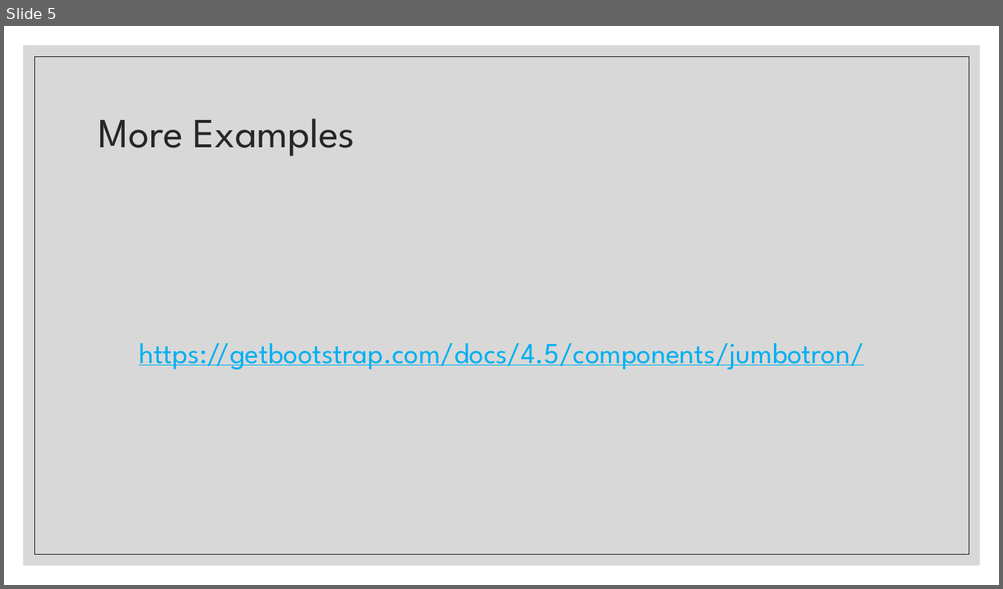
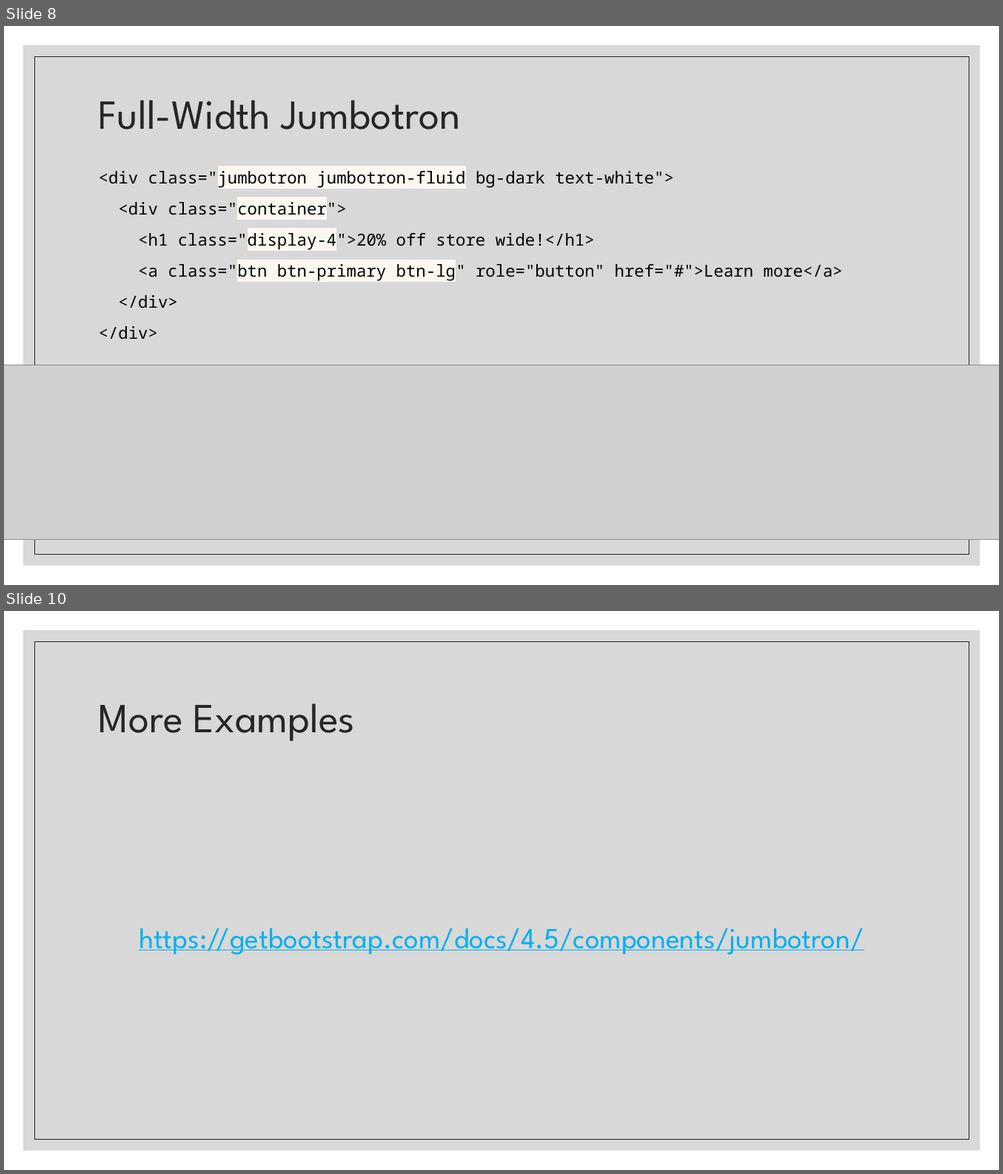
Before and after one commit to paulsmithkc/awd1000_base_lab_and_homework, a slide deck: bootstrap/slides/05 Bootstrap Jumbotron.pptx. Shown one above the other, each under a label of ours: slide 5 before the commit, slides 8 and 10 after it; the slides between them are not shown. The pictures are 1003x589 and 1003x1174 pixels, drawn with LibreOffice and Linux fonts; fonts in the diff are those of the drawing; grey boxes stand for pictures. Boxes give left, top, right and bottom in pixels: in the first picture for what was removed or moved away, otherwise in the second. Text is boxed around its words. In the diff, an @@ line names an element or a change of style, - is before the commit and + after.

Commit message:
jumbotrons

```diff
--- a/bootstrap/slides/05 Bootstrap Jumbotron.pptx
+++ b/bootstrap/slides/05 Bootstrap Jumbotron.pptx
@@ slide 8 added at [4,26,999,585], background #FFFFFF; not listed: 2 template elements that a slide beside it also shows @@
@@ title added at [99,100,460,130], 40 pt, text #262626 @@
+Full-Width Jumbotron
@@ text added at [99,171,842,340], 16 pt, text #000000 @@
+<div class="jumbotron jumbotron-fluid bg-dark text-white">
+<div class="container">
+<h1 class="display-4">20% off store wide!</h1>
+<a class="btn btn-primary btn-lg" role="button" href="#">Learn more</a>
+</div>
+</div>
@@ picture added at [4,366,999,540] @@
@@ what was slide 5 is now slide 10 @@
```
Also in this commit, not shown: 3 slides changed, 4 other slides added, 1 other file.
